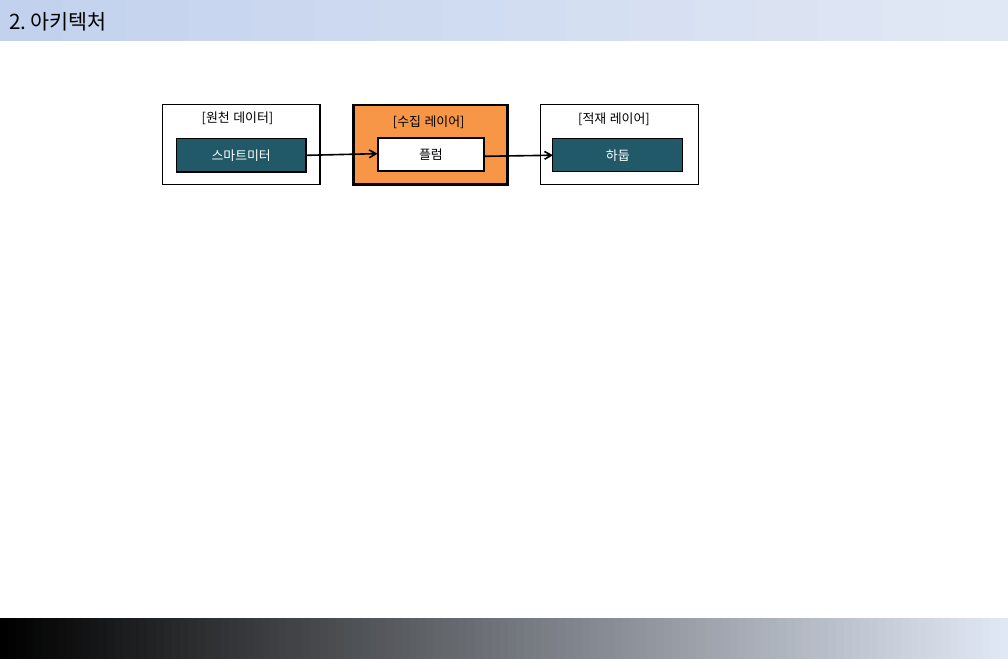
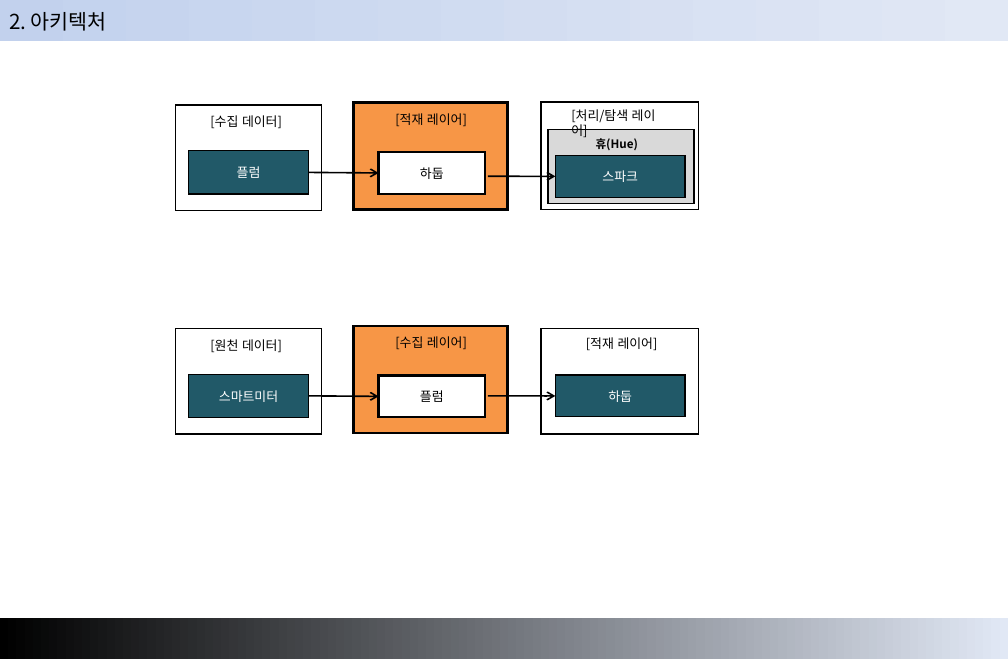
Before and after one commit to JadenChoi94/Bigdata_Project, a slide deck: slide 12 of Final_project/02.파일럿 프로젝트 소개.ppt. Drawn at 1008x659 pixels with LibreOffice and Linux fonts; fonts in the diff are those of the drawing. Boxes give left, top, right and bottom in pixels: in the first picture for what was removed or moved away, otherwise in the second. Text is boxed around its words. In the diff, an @@ line names an element or a change of style, - is before the commit and + after.

```diff
--- a/Final_project/02.파일럿 프로젝트 소개.ppt
+++ b/Final_project/02.파일럿 프로젝트 소개.ppt
@@ rectangle: place and size @@
-rectangle at <box>163,105,320,185</box>
+rectangle at <box>176,105,322,210</box>
@@ text added at <box>210,115,282,129</box>, 10 pt, text #000000 @@
+[수집 데이터]
@@ rectangle: place and size @@
-rectangle at <box>353,105,507,184</box>
+rectangle at <box>353,102,507,209</box>
@@ text "[적재 레이어]": place and size @@
-text "[적재 레이어]" at <box>578,112,650,126</box>
+text "[적재 레이어]" at <box>395,113,467,127</box>
@@ rectangle: place and size @@
-rectangle at <box>540,105,697,185</box>
+rectangle at <box>541,102,698,210</box>
@@ text added at <box>571,109,656,137</box>, 10 pt, text #000000 @@
+[처리/탐색 레이어]
@@ rectangle added at <box>548,130,694,205</box>, fill #D9D9D9, outline #000000 0.99 pt @@
@@ text added at <box>596,138,638,150</box>, 9 pt, text #000000, bold @@
+휴(Hue)
@@ rectangle "플럼": place and size @@
-rectangle "플럼" at <box>378,138,484,171</box>
+rectangle "플럼" at <box>189,151,309,193</box>
@@ rectangle "플럼" at <box>189,151,309,193</box>: text colour #000000 to #FFFFFF; fill #FFFFFF to #215968; outline #000000 1.76 pt to #000000 0.99 pt @@
@@ arrow moved from (306, 155) - (378, 153) to (309, 172) - (378, 173) @@
@@ rectangle "하둡": place and size @@
-rectangle "하둡" at <box>552,139,683,172</box>
+rectangle "하둡" at <box>378,152,484,193</box>
@@ rectangle "하둡" at <box>378,152,484,193</box>: text colour #FFFFFF to #000000; fill #215968 to #FFFFFF; outline #000000 0.99 pt to #000000 1.76 pt @@
@@ arrow moved from (484, 156) - (552, 155) to (487, 177) - (555, 177) @@
@@ rectangle added at <box>555,155,685,197</box>, fill #215968, outline #000000 0.99 pt, 10 pt, text #FFFFFF @@
+스파크
@@ rectangle added at <box>176,328,322,433</box>, outline #000000 0.99 pt @@
@@ rectangle added at <box>353,326,507,433</box>, fill #F79646, outline #000000 2.01 pt @@
@@ rectangle added at <box>541,328,698,433</box>, outline #000000 0.99 pt @@
@@ text "[원천 데이터]": place and size @@
-text "[원천 데이터]" at <box>202,111,273,125</box>
+text "[원천 데이터]" at <box>210,339,282,353</box>
@@ text "[수집 레이어]": place and size @@
-text "[수집 레이어]" at <box>393,115,465,129</box>
+text "[수집 레이어]" at <box>395,336,467,350</box>
@@ text added at <box>586,337,658,351</box>, 10 pt, text #000000 @@
+[적재 레이어]
@@ rectangle "스마트미터": place and size @@
-rectangle "스마트미터" at <box>176,139,306,172</box>
+rectangle "스마트미터" at <box>189,375,309,418</box>
@@ rectangle added at <box>378,376,484,418</box>, fill #FFFFFF, outline #000000 1.76 pt, 10 pt, text #000000 @@
+플럼
@@ rectangle added at <box>555,375,685,417</box>, fill #215968, outline #000000 0.99 pt, 10 pt, text #FFFFFF @@
+하둡
@@ arrow added from (309, 396) to (378, 396), #000000 1.25 pt @@
@@ arrow added from (487, 396) to (555, 396), #000000 1.25 pt @@
```
Also in this commit, not shown: 1 other slide changed, 1 slide added, 2 other files.
